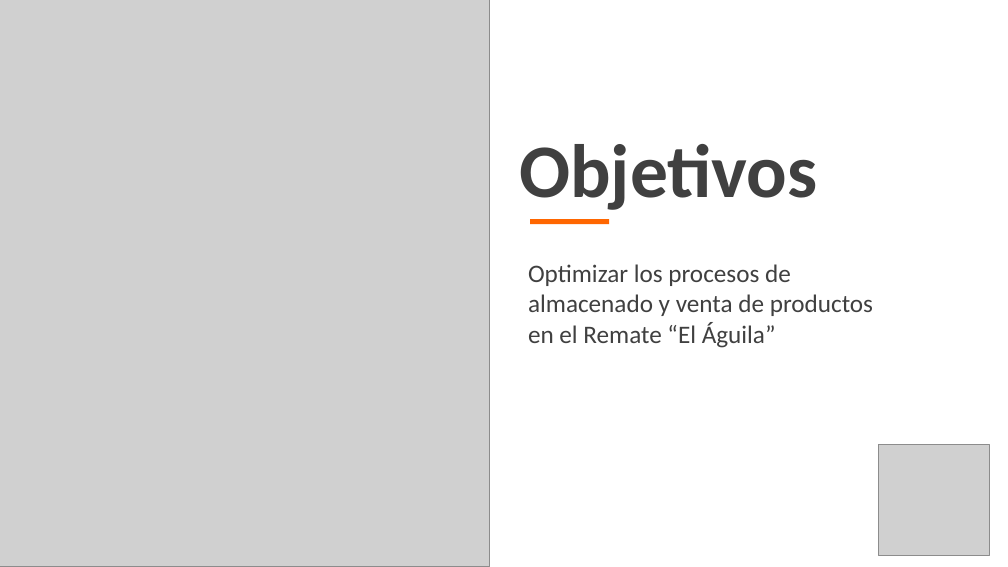
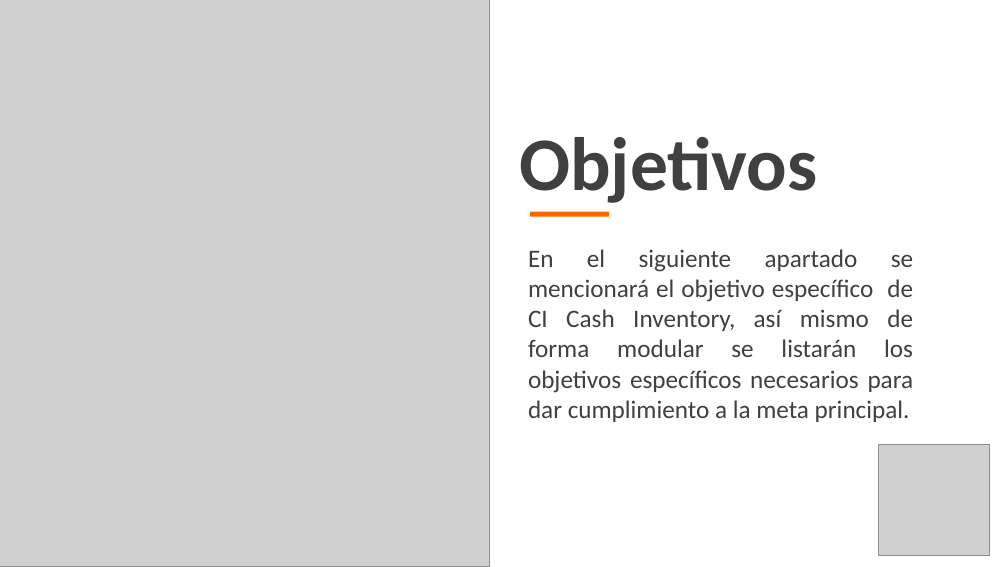
Before and after one commit to bsgaleano20/proyecto_tec_adsi, a slide deck: slide 7 of app/app_documentacion/1er_trim/1_1_1_presentacion_proyecto.pptx (slide 6 before the commit). Drawn at 1008x567 pixels with LibreOffice and Linux fonts; fonts in the diff are those of the drawing; grey boxes stand for pictures; background and template pictures are left out. Boxes give left, top, right and bottom in pixels: in the first picture for what was removed or moved away, otherwise in the second. Text is boxed around its words. In the diff, an @@ line names an element or a change of style, - is before the commit and + after.

Commit message:
Correcciónes realizadas por el profesor en diapositvias y diagramas de proceso

```diff
--- a/app/app_documentacion/1er_trim/1_1_1_presentacion_proyecto.pptx
+++ b/app/app_documentacion/1er_trim/1_1_1_presentacion_proyecto.pptx
@@ text "Objetivos": place and size @@
-text "Objetivos" at box(519, 144, 817, 210)
+text "Objetivos" at box(519, 137, 817, 203)
@@ rectangle: place and size @@
-rectangle at box(530, 219, 610, 224)
+rectangle at box(530, 212, 610, 217)
@@ text at box(528, 249, 914, 422): text changed @@
-Optimizar los procesos de almacenado y venta de productos en el Remate “El Águila”
+En el siguiente apartado se mencionará el objetivo específico de CI Cash Inventory, así mismo de forma modular se listarán los objetivos específicos necesarios para dar cumplimiento a la meta principal.
```
Also in this commit, not shown: 6 other slides changed, 6 slides added, 3 slides removed, 8 other files.
